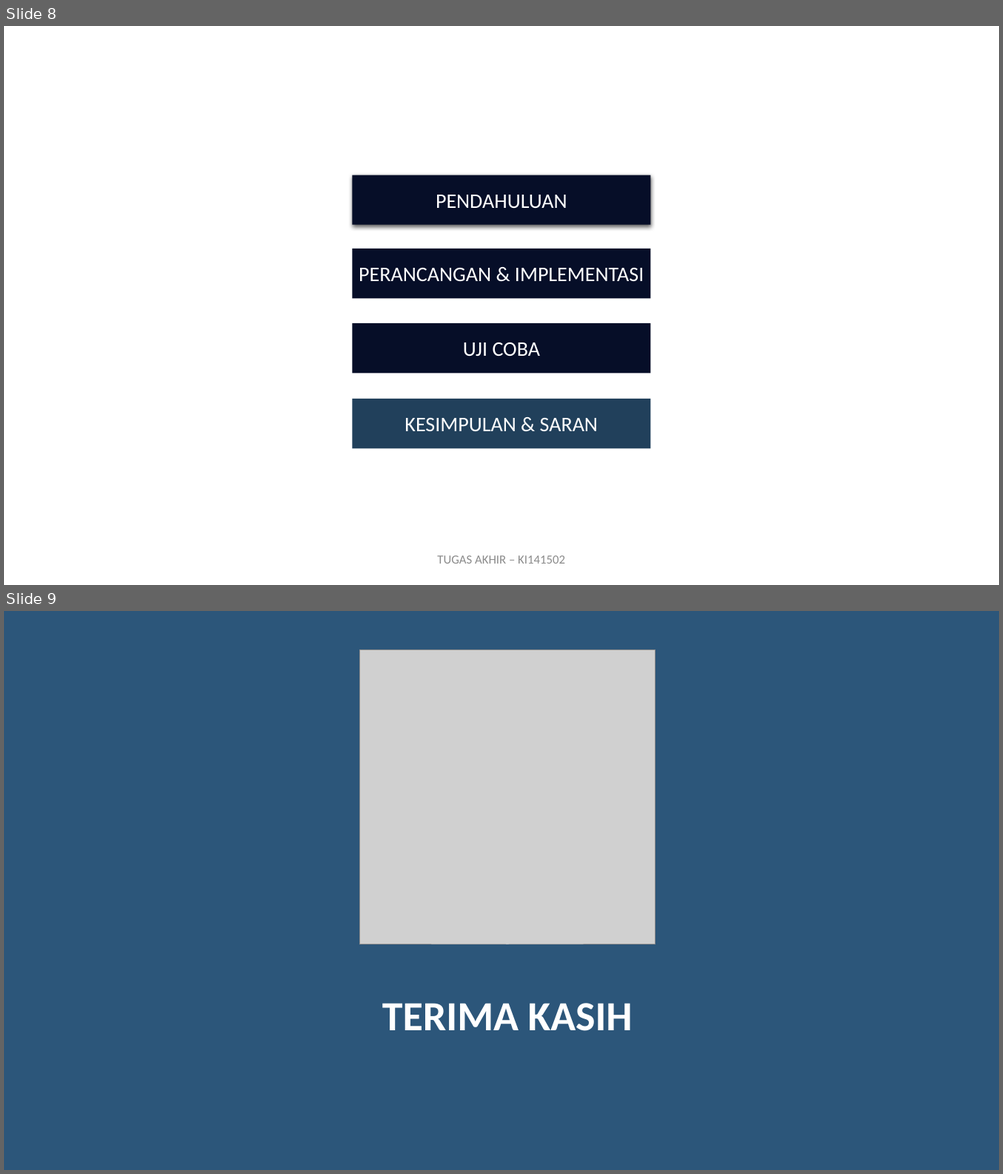
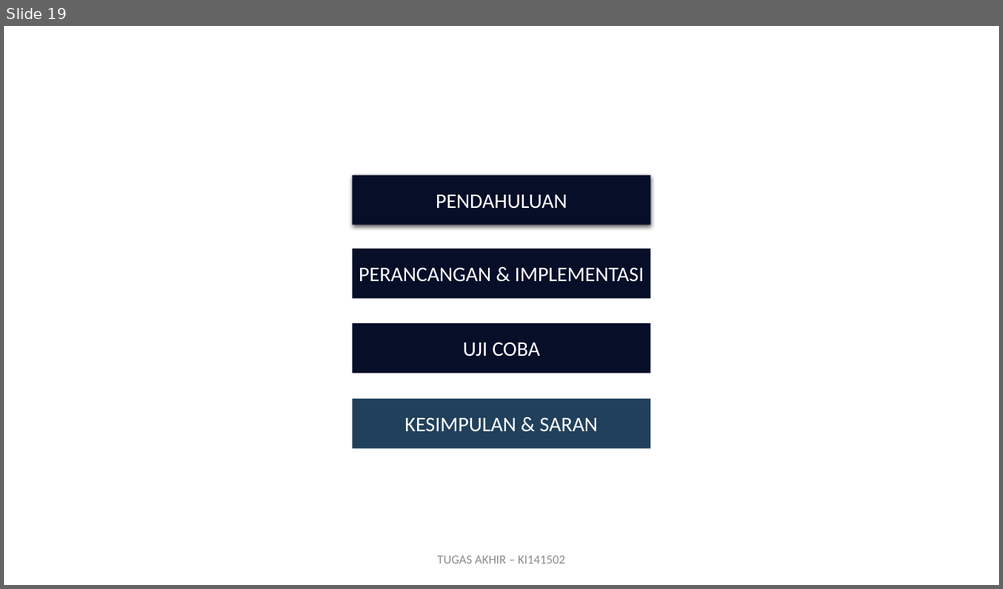
Before and after one commit to karyoutomoo/The-Tree-of-Heroes, a slide deck: 05111540000007-Faiq-Presentasi.pptx. Shown one above the other, each under a label of ours: slides 8 and 9 before the commit, slide 19 after it. The pictures are 1003x1174 and 1003x589 pixels, drawn with LibreOffice and Linux fonts; fonts in the diff are those of the drawing; grey boxes stand for pictures; background and template pictures are left out. Boxes give left, top, right and bottom in pixels: in the first picture for what was removed or moved away, otherwise in the second. Text is boxed around its words. In the diff, an @@ line names an element or a change of style, - is before the commit and + after.

```diff
--- a/05111540000007-Faiq-Presentasi.pptx
+++ b/05111540000007-Faiq-Presentasi.pptx
@@ slide 9 removed at (x1=4, y1=611, x2=999, y2=1170), background #FFFFFF @@
@@ rectangle removed at (x1=4, y1=611, x2=999, y2=1170) @@
@@ picture removed at (x1=360, y1=649, x2=655, y2=945) @@
@@ title removed at (x1=382, y1=1003, x2=632, y2=1031) @@
-TERIMA KASIH
@@ rectangle removed at (x1=22, y1=1062, x2=192, y2=1153) @@
@@ rectangle removed at (x1=822, y1=1079, x2=992, y2=1170) @@
@@ what was slide 8 is now slide 19 @@
```
Also in this commit, not shown: 15 slides added, 1 other slide removed, 13 other files.
